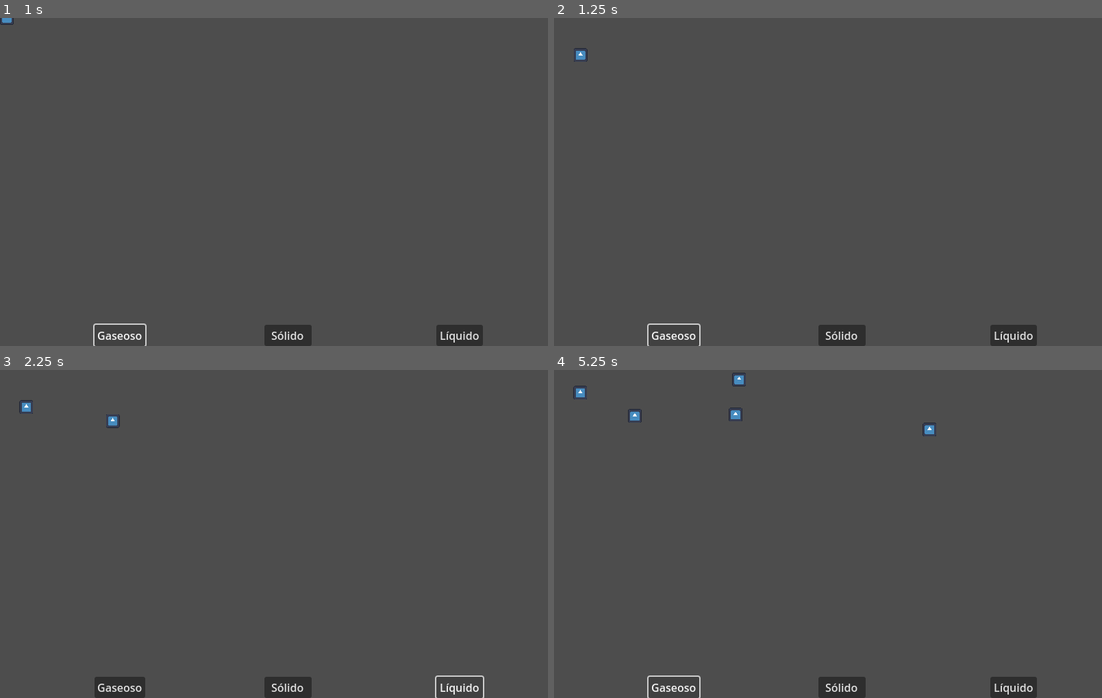
Above: before the commit, frames 1-4 (two rows, left to right).
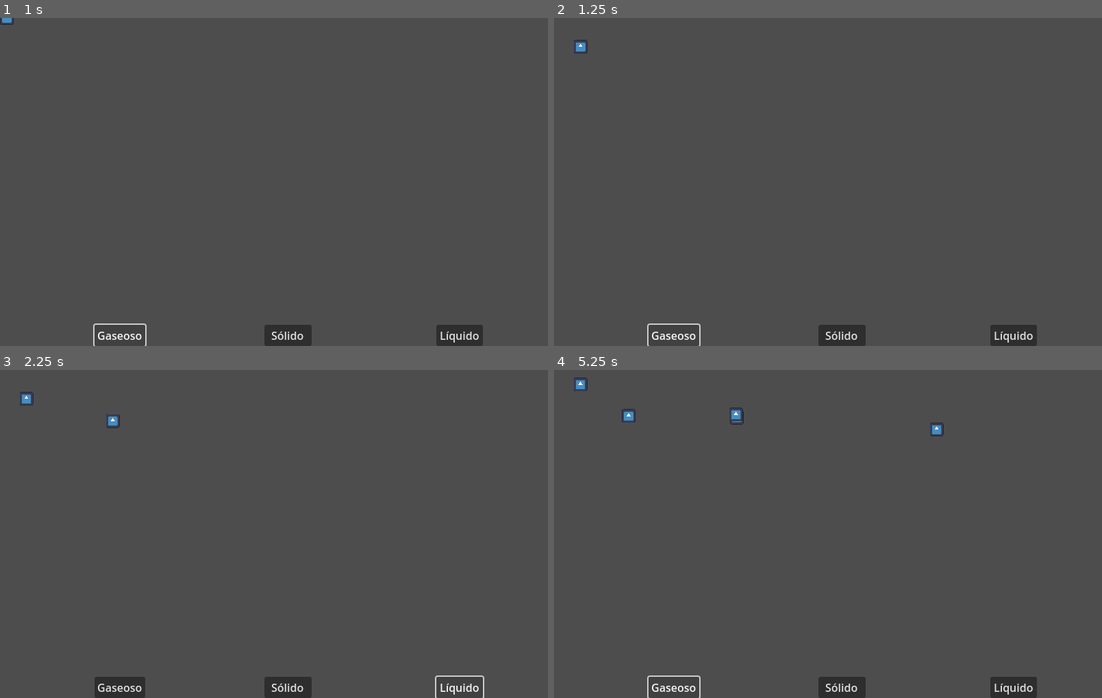
Above: after the commit, the same moments.

Repository: gonzalodelgado/gotita
Game: Godot game, scene res://node_2d.tscn
Two runs of this game, one before a commit and one after it. Both use one fixed random seed, a clock stepped at 60 frames per second and the inputs below. The engine's default icon, where the game draws it, is replaced by a stand-in: a white triangle on a blue panel in a dark square.
Inputs:
- Up to frame 1 (1 s): click "Gaseoso" at 0.5 s
- Up to frame 2 (1.25 s): no input
- Up to frame 3 (2.25 s): click "Sólido" at 1.25 s; click "Líquido" at 2 s
- Up to frame 4 (5.25 s): click "Gaseoso" at 2.75 s; click "Sólido" at 3.5 s; click "Líquido" at 4.25 s; click "Gaseoso" at 5 s

Frame 1 is identical in both runs. In frame 2, 0.1% of the frame differs, in the area x 3-7%, y 6-14%; in frame 3, 0.1%; in frame 4, 0.4%, in the area x 3-72%, y 0-21%.

Commit message:
Corregir algunos problemitas de física.

Diff:
--- a/gotita.gd
+++ b/gotita.gd
@@ -4,21 +4,36 @@
 var min_speed = 64
 enum Estados {LIQUIDO, GASEOSO, SOLIDO}
 var estado: Estados = Estados.SOLIDO
+var gravity : Vector2 = ProjectSettings.get_setting("physics/2d/default_gravity_vector")
+var screen_size
 
 # Called when the node enters the scene tree for the first time.
 func _ready() -> void:
-	pass # Replace with function body.
+	screen_size = get_viewport_rect().size
 
 
 # Called every frame. 'delta' is the elapsed time since the previous frame.
 func _process(delta: float) -> void:
 	pass
 
+func _physics_process(delta: float) -> void:
+	var size = $CollisionShape2D.shape.radius
 
-func _integrate_forces(state):
+	if abs(linear_velocity.x) < min_speed:
+		linear_velocity.x = min_speed * dir
+
+	if position.x - size <= 0:
+		dir = 1
+		linear_velocity.x = min_speed * dir
+	elif position.x + size >= screen_size.x:
+		dir = -1
+		linear_velocity.x = min_speed * dir
+	position.x = clamp(position.x, 0, screen_size.x)
+	position.y = clamp(position.y, 0, screen_size.y)
+
+
+func _integrate_forces(state: PhysicsDirectBodyState2D):
 	var size = $CollisionShape2D.shape.radius
-	var gravity : Vector2 = ProjectSettings.get_setting("physics/2d/default_gravity_vector")
-
 	match estado:
 		Estados.LIQUIDO:
 			physics_material_override.friction = 0.15
@@ -41,19 +56,8 @@
 			gravity_scale = -0.4
 			set_collision_mask_value(1, false)
 
-	if position.x - size <= 0:
-		position.x = size
-		dir = 1
-		linear_velocity.x = min_speed * dir
-	elif position.x + size >= get_viewport_rect().size.x:
-		position.x = get_viewport_rect().size.x - size
-		dir = -1
-		linear_velocity.x = min_speed * dir
-
-	if abs(linear_velocity.x) < min_speed:
-		linear_velocity.x = min_speed * dir
-
 	if position.y - size <= 2:
 		position.y = size + 3
-		if estado != Estados.GASEOSO:
-			state.apply_impulse(gravity*2)
+
+	if estado != Estados.GASEOSO and position.y - size <= 2:
+		state.apply_impulse(gravity*2)
